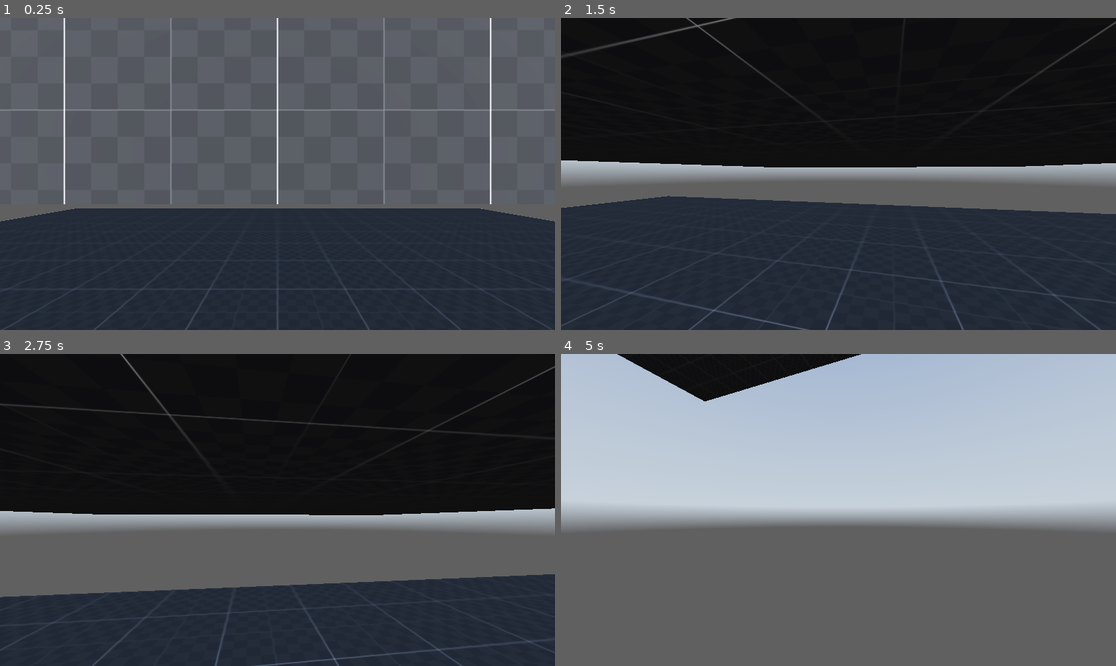
Above: before the commit, frames 1-4 (two rows, left to right).
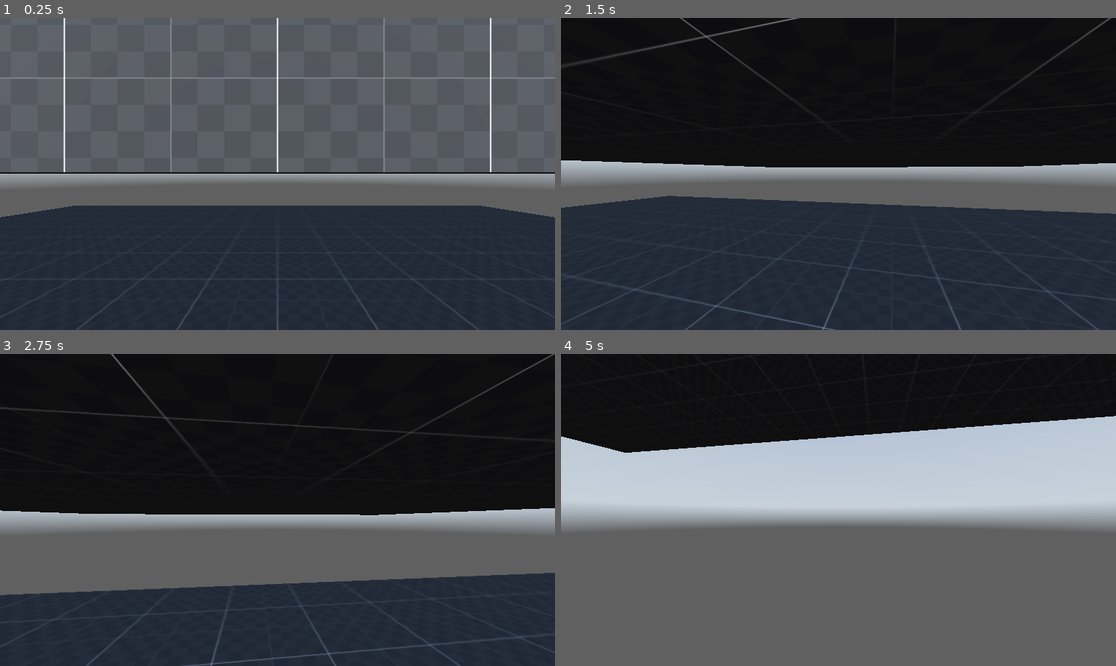
Above: after the commit, the same moments.

Repository: TCCRedInquiryEtec2025/Red-Inquiry
Game: Godot game, scene res://scenes/world.tscn
Two runs of this game, one before a commit and one after it. Both use one fixed random seed, a clock stepped at 60 frames per second and the inputs below. A sky picture missing from this copy of the repository is replaced by a grey-blue gradient.
Inputs (mouse positions are in pixels of both pictures, inside the frame that each line leads up to):
- Up to frame 1 (0.25 s): no input
- Up to frame 2 (1.5 s): tap Enter at 0.5 s; move the mouse to (866, 174) at 0.52 s; hold Ctrl (crouch) 0.53-1.28 s; hold W (walkUp) from 0.53 s (still down); tap Space (jump) at 0.77, 1.07 s; tap Shift (sprint) at 0.8, 1.35 s; move the mouse to (810, 174) at 1.27 s
- Up to frame 3 (2.75 s): keep holding W (walkUp); tap Space (jump) at 1.52, 1.82, 2.3 s; tap Alt (freeLook, bound only after the commit) at 1.55 s; move the mouse to (288, 503) at 2.02 s; hold Alt (freeLook, bound only after the commit) from 2.03 s (still down)
- Up to frame 4 (5 s): keep holding W (walkUp); move the mouse to (832, 516) at 2.77 s; release Alt (freeLook, bound only after the commit) at 2.78 s; tap Space (jump) at 2.85, 3.02, 3.32, 3.77, 4.07, 4.52, 4.82 s; tap Ctrl (crouch) at 3.05 s; move the mouse to (877, 513) at 3.52 s; hold Ctrl (crouch) 3.53-4.28 s; tap Shift (sprint) at 3.8, 4.35 s; move the mouse to (794, 506) at 4.27 s; tap Alt (freeLook, bound only after the commit) at 4.55 s

The runs differ from the first frame. In frame 1, 5.5% of the frame differs, in the area x 0-100%, y 18-100%; in frame 2, 2.0%; in frame 3, 2.4%; in frame 4, 23%, in the area x 0-100%, y 0-32%.

Commit message:
Testing02
Adicionado HeadBobbing, Sliding e FreeLooking

Diff:
--- a/player.gd
+++ /dev/null
@@ -1,30 +0,0 @@
-extends CharacterBody3D
-
-const speed = 5.0
-const jumpVelocity = 4.5
-
-# Get the gravity from the project settings to be synced with RigidBody nodes
-var gravity = ProjectSettings.get_setting("physics/3d/default_gravity")
-
-
-func _physics_process(delta):
-	# Adiciona gravidade
-	if !is_on_floor():
-		velocity.y -= gravity * delta
-
-	if Input.is_action_just_pressed("jump") && is_on_floor():
-		velocity.y = jumpVelocity
-
-	# Get the input direction and handle the movement/deceleration
-	var inputDir = Input.get_vector("walkLeft", "walkRight", "walkUp", "walkDown")
-	var direction = (transform.basis * Vector3(inputDir.x, 0, inputDir.y)).normalized()
-
-	if direction:
-		velocity.x = direction.x * speed
-		velocity.z = direction.z * speed
-
-	else:
-		velocity.x = move_toward(velocity.x, 0, speed)
-		velocity.z = move_toward(velocity.z, 0, speed)
-
-	move_and_slide()
--- a/project.godot
+++ b/project.godot
@@ -61,3 +61,8 @@
 "events": [Object(InputEventKey,"resource_local_to_scene":false,"resource_name":"","device":-1,"window_id":0,"alt_press …(195 unchanged characters)…
 ]
 }
+freeLook={
+"deadzone": 0.2,
+"events": [Object(InputEventKey,"resource_local_to_scene":false,"resource_name":"","device":-1,"window_id":0,"alt_pressed":false,"shift_pressed":false,"ctrl_pressed":false,"meta_pressed":false,"pressed":false,"keycode":0,"physical_keycode":4194328,"key_label":0,"unicode":0,"location":0,"echo":false,"script":null)
+]
+}
--- a/scenes/world.tscn
+++ b/scenes/world.tscn
@@ -21,8 +21,11 @@
 glow_enabled = true
 
 [sub_resource type="CapsuleShape3D" id="CapsuleShape3D_k0juu"]
+margin = 0.0
+height = 1.7
 
 [sub_resource type="CapsuleShape3D" id="CapsuleShape3D_4wyf3"]
+margin = 0.0
 height = 1.2
 
 [node name="World" type="Node3D"]
@@ -62,11 +65,15 @@
 shape = SubResource("CapsuleShape3D_4wyf3")
 disabled = true
 
-[node name="Head" type="Node3D" parent="Player"]
+[node name="RayCast3D" type="RayCast3D" parent="Player"]
+transform = Transform3D(1, 0, 0, 0, 1, 0, 0, 0, 1, 0, 0.15, 0)
+target_position = Vector3(0, 1.7, 0)
+
+[node name="Neck" type="Node3D" parent="Player"]
 transform = Transform3D(1, 0, 0, 0, 1, 0, 0, 0, 1, 0, 1.7, 0)
 
-[node name="Camera3D" type="Camera3D" parent="Player/Head"]
+[node name="Head" type="Node3D" parent="Player/Neck"]
 
-[node name="RayCast3D" type="RayCast3D" parent="Player"]
-transform = Transform3D(1, 0, 0, 0, 1, 0, 0, 0, 1, 0, 0.306229, 0)
-target_position = Vector3(0, 1.7, 0)
+[node name="Eyes" type="Node3D" parent="Player/Neck/Head"]
+
+[node name="Camera3D" type="Camera3D" parent="Player/Neck/Head/Eyes"]
--- a/scripts/player.gd
+++ b/scripts/player.gd
@@ -1,51 +1,169 @@
 extends CharacterBody3D
 
-@onready var head = $Head
+# Player nodes
+@onready var neck = $Neck
+@onready var head = $Neck/Head
+@onready var eyes = $Neck/Head/Eyes
+
 @onready var standCollision = $StandingCollisionShape
 @onready var crouchCollision = $CrouchingCollisionShape
 @onready var hitSensor = $RayCast3D
+@onready var camera_3d = $Neck/Head/Eyes/Camera3D
+
+# Speed vars
+var curSpeed = 5.0
 
 const walkingSpeed = 5.0
 const sprintSpeed = 8.0
 const crouchSpeed = 3.0
+
+# States
+var walking = false
+var sprinting = false
+var crouching = false
+var freeLooking = false
+var sliding = false
+
+# Slide vars
+var slideTimer = 0.0
+var slideTimerMax = 1.0
+var slideSpeed = 10.0
+var slideVector = Vector2.ZERO
+
+# Head bobbing vars
+const headBobbingSprintingSpeed = 22.0
+const headBobbingWalkingSpeed = 14.0
+const headBobbingCrouchingSpeed = 10.0
+
+const headBobbingSprintingIntensity = 0.02
+const headBobbingWalkingIntensity = 0.1
+const headBobbingCrouchingIntensity = 0.05
+var headBobbingCurIntensity = 0.0
+
+var headBobbingVector = Vector2.ZERO
+var headBobbingIndex = 0.0
+
+# Movement vars
+var crouchDepth = -0.5
+
 const jumpVelocity = 4.5
+
+var lerpSpeed = 12.0
+
+var freeLookTiltAmount = 8
+
+# Input vars
+var direction = Vector3.ZERO
 const mouseSensi = 0.25
-
-var curSpeed = walkingSpeed
-var crouchDepth = -0.5
-var lerpSpeed = 15.0
-var direction = Vector3.ZERO
-
 
 func _ready() -> void:
 	Input.mouse_mode = Input.MOUSE_MODE_CAPTURED
 
 func _input(event: InputEvent) -> void:
-	if event is InputEventMouseMotion: # Moves câmera
-		rotate_y(deg_to_rad(event.relative.x * mouseSensi) * -1)
+	# Mouse looking logic
+	if event is InputEventMouseMotion: # Moves camera
+		if freeLooking:
+			neck.rotate_y(deg_to_rad(event.relative.x * mouseSensi) * -1)
+			neck.rotation.y = clamp(neck.rotation.y, deg_to_rad(-120), deg_to_rad(120))
+		else:
+			rotate_y(deg_to_rad(event.relative.x * mouseSensi) * -1)
+
 		head.rotate_x(deg_to_rad(event.relative.y * mouseSensi) * -1)
-		head.rotation.x = clamp(head.rotation.x, deg_to_rad(-80), deg_to_rad(80))
+		head.rotation.x = clamp(head.rotation.x, deg_to_rad(-80), deg_to_rad(80)) # Não deixa a câmera virar 360 lol
 
 func _physics_process(delta: float) -> void:
-	if Input.is_action_pressed("crouch"):
+	# Getting movement input
+	var input_dir := Input.get_vector("walkLeft", "walkRight", "walkUp", "walkDown")
+	# Handle movement state
+
+	# Crouching
+	if Input.is_action_pressed("crouch") or sliding:
 		curSpeed = crouchSpeed
 
-		head.position.y = lerp(head.position.y, 1.7 + crouchDepth, delta * lerpSpeed)
+		head.position.y = lerp(head.position.y, crouchDepth, delta * lerpSpeed)
 
 		standCollision.disabled = true
 		crouchCollision.disabled = false
 
+		# Slide begin logic
+		if sprinting && input_dir != Vector2.ZERO:
+			sliding = true
+			slideTimer = slideTimerMax
+			slideVector = input_dir
+			freeLooking = true
+			print("Slide begin")
+
+		walking = false
+		sprinting = false
+		crouching = true
+
+	# Standing
 	elif !hitSensor.is_colliding():
 		standCollision.disabled = false
 		crouchCollision.disabled = true
 
-		head.position.y = lerp(head.position.y, 1.7, delta * lerpSpeed)
+		head.position.y = lerp(head.position.y, 0.0, delta * lerpSpeed)
 
 		if Input.is_action_pressed("sprint"):
+			# Sprinting
 			curSpeed = sprintSpeed
 
+			walking = false
+			sprinting = true
+			crouching = false
+
 		else:
+			# Walking
 			curSpeed = walkingSpeed
+
+			walking = true
+			sprinting = false
+			crouching = false
+
+	# Handle freelooking
+	if Input.is_action_pressed("freeLook") or sliding:
+		freeLooking = true
+
+		if sliding:
+			camera_3d.rotation.z = lerp(camera_3d.rotation.z, -deg_to_rad(7), delta * lerpSpeed)
+		else:
+			camera_3d.rotation.z = -deg_to_rad(neck.rotation.y * freeLookTiltAmount)
+	else:
+		freeLooking = false
+		neck.rotation.y = lerp(neck.rotation.y, 0.0, delta * lerpSpeed)
+		camera_3d.rotation.z = lerp(camera_3d.rotation.z, 0.0, delta * lerpSpeed)
+
+	# Handle sliding
+	if sliding:
+		slideTimer -= delta
+		if slideTimer <= 0:
+			sliding = false
+			freeLooking = false
+			print("Slide ends")
+
+	# Handle Headbob
+	if sprinting:
+		headBobbingCurIntensity = headBobbingSprintingIntensity
+		headBobbingIndex += headBobbingSprintingSpeed * delta
+
+	elif walking:
+		headBobbingCurIntensity = headBobbingWalkingIntensity
+		headBobbingIndex += headBobbingWalkingSpeed * delta
+
+	elif crouching:
+		headBobbingCurIntensity = headBobbingCrouchingIntensity
+		headBobbingIndex += headBobbingCrouchingSpeed * delta
+
+	if is_on_floor() and !sliding and input_dir != Vector2.ZERO:
+		headBobbingVector.y = sin(headBobbingIndex)
+		headBobbingVector.x = sin(headBobbingIndex / 2) + 0.5
+
+		eyes.position.y = lerp(eyes.position.y, headBobbingVector.y * (headBobbingCurIntensity/2), delta * lerpSpeed)
+		eyes.position.x = lerp(eyes.position.x, headBobbingVector.x * headBobbingCurIntensity, delta * lerpSpeed)
+
+	else:
+		eyes.position.y = lerp(eyes.position.y, 0.0, delta * lerpSpeed)
+		eyes.position.x = lerp(eyes.position.x, 0.0, delta * lerpSpeed)
 
 	# Add the gravity.
 	if not is_on_floor():
@@ -54,14 +172,22 @@
 	# Handle jump.
 	if Input.is_action_pressed("jump") and is_on_floor():
 		velocity.y = jumpVelocity
+		sliding = false
 
 	# Get the input direction and handle the movement/deceleration.
 	# As good practice, you should replace UI actions with custom gameplay actions.
-	var input_dir := Input.get_vector("walkLeft", "walkRight", "walkUp", "walkDown")
 	direction = lerp(direction,(transform.basis * Vector3(input_dir.x, 0, input_dir.y)).normalized(), delta * lerpSpeed)
+
+	if sliding:
+		direction = (transform.basis * Vector3(slideVector.x, 0, slideVector.y)).normalized()
+
 	if direction:
 		velocity.x = direction.x * curSpeed
 		velocity.z = direction.z * curSpeed
+
+		if sliding:
+			velocity.x = direction.x * (slideTimer + 0.3) * slideSpeed
+			velocity.z = direction.z * (slideTimer + 0.3) * slideSpeed
 	else:
 		velocity.x = move_toward(velocity.x, 0, curSpeed)
 		velocity.z = move_toward(velocity.z, 0, curSpeed)
Not shown, removed: player.gd.uid
